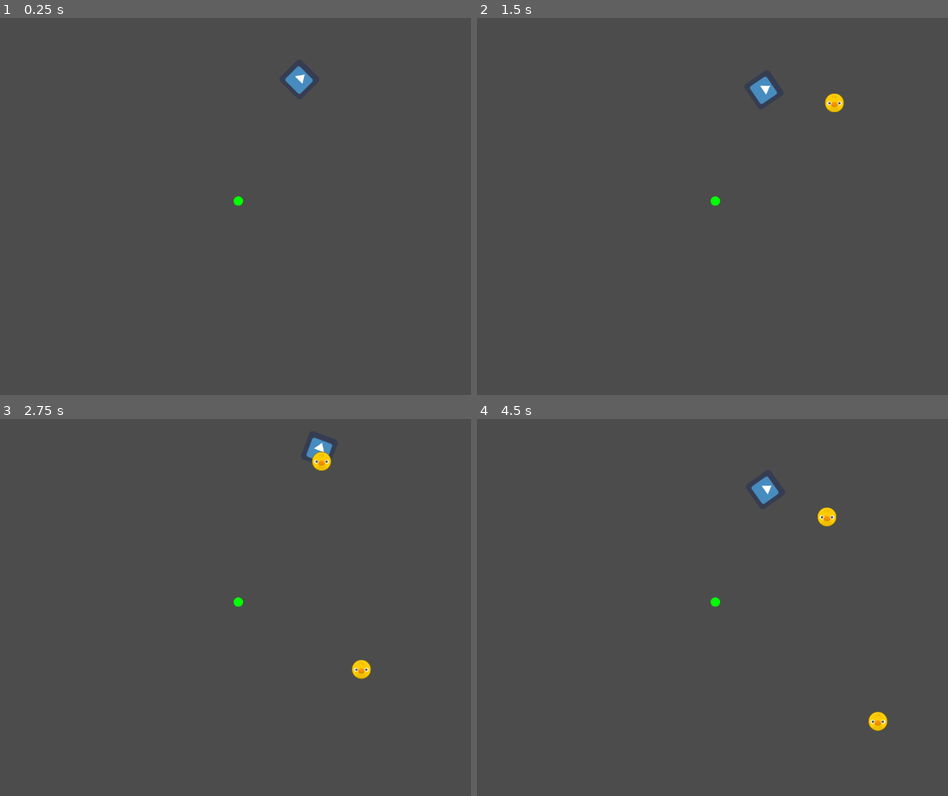
Above: before the commit, frames 1-4 (two rows, left to right).
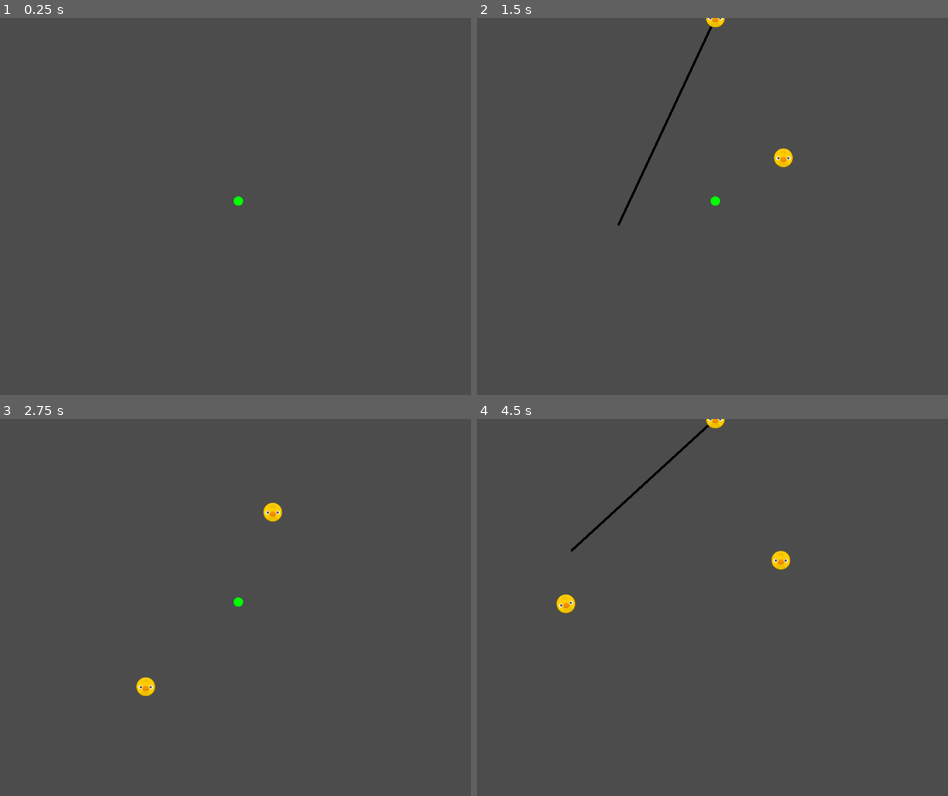
Above: after the commit, the same moments.

Repository: doctor-g/GGJ21
Game: Godot game, scene res://src/Level.tscn
Same seed, same stepped clock (60 frames per second), same inputs: the game is played once before the commit and once after it. The engine's default icon, where the game draws it, is replaced by a stand-in: a white triangle on a blue panel in a dark square.
Inputs (mouse positions are in pixels of both pictures, inside the frame that each line leads up to):
- Up to frame 1 (0.25 s): no input
- Up to frame 2 (1.5 s): tap Enter at 0.5 s; move the mouse to (816, 187) at 0.52 s; click (816, 187) at 0.67 s; move the mouse to (618, 225) at 1.27 s; click (618, 225) at 1.42 s
- Up to frame 3 (2.75 s): move the mouse to (282, 524) at 2.02 s; click (282, 524) at 2.17 s
- Up to frame 4 (4.5 s): move the mouse to (688, 682) at 2.77 s; click (688, 682) at 2.92 s; move the mouse to (853, 664) at 3.52 s; click (853, 664) at 3.67 s; move the mouse to (571, 550) at 4.27 s; click (571, 550) at 4.42 s

The runs differ from the first frame. In frame 1, 0.3% of the frame differs, in the area x 60-67%, y 12-21%; in frame 2, 1.0%; in frame 3, 0.8%; in frame 4, 1.3%, in the area x 16-88%, y 0-83%.

Commit message:
Update shooter to show straight-line launch path

Diff:
--- a/project/src/Shooter.gd
+++ b/project/src/Shooter.gd
@@ -2,31 +2,46 @@
 
 enum _State {IDLE, LOADED, AIMING}
 
-const _ball := preload("res://src/Ball.tscn")
+const _Ball := preload("res://src/Ball.tscn")
 
 export var _initial_impulse := 400
 export var _one_shot := false
 
-var _state = _State.AIMING
+var _state = _State.IDLE
+var _ball : RigidBody2D
+var _mouse_pos : Vector2
+
 
 func _input(event:InputEvent):
 	if event is InputEventMouseButton:
-		if event.pressed and _state == _State.AIMING:
-			_state = _State.LOADED
-		elif not event.pressed and _state == _State.LOADED:
-			if _one_shot:
-				_state = _State.IDLE
-			else:
-				_state = _State.AIMING
+		if event.pressed and _state == _State.IDLE:
+			_load_ball()
+		elif not event.pressed and _state == _State.AIMING:
 			_shoot_ball()
 
+
+func _load_ball():
+	_state = _State.AIMING
+	_ball = _Ball.instance()
+	_ball.mode = RigidBody2D.MODE_STATIC
+	_ball.position = get_global_transform().origin
+	get_parent().add_child(_ball)
+
+
 func _process(_delta):
-	if _state != _State.IDLE:
-		var mouse_pos = get_global_mouse_position()
-		rotation = mouse_pos.angle()
+	if _state == _State.AIMING:
+		_mouse_pos = get_viewport().get_mouse_position()
+		update()
+
+func _draw():
+	if _state == _State.AIMING:
+		draw_line(Vector2.ZERO, _mouse_pos - get_global_transform().get_origin(), Color.black, 5)
+
 
 func _shoot_ball():
-	var _Ball:RigidBody2D = _ball.instance()
-	_Ball.position = get_global_transform().origin
-	get_tree().root.add_child(_Ball)
-	_Ball.apply_impulse(Vector2.ZERO, Vector2(_initial_impulse, 0).rotated(rotation))
+	update() # Force redraw to eliminate drawn line
+	_ball.mode = RigidBody2D.MODE_RIGID
+	var angle = (_mouse_pos - get_global_transform().get_origin()).angle()
+	var impulse_vector := Vector2(_initial_impulse, 0).rotated(angle)
+	_ball.apply_impulse(Vector2.ZERO, impulse_vector)
+	_state = _State.IDLE
--- a/project/src/Shooter.tscn
+++ b/project/src/Shooter.tscn
@@ -1,11 +1,6 @@
-[gd_scene load_steps=3 format=2]
+[gd_scene load_steps=2 format=2]
 
 [ext_resource path="res://src/Shooter.gd" type="Script" id=1]
-[ext_resource path="res://icon.png" type="Texture" id=2]
 
 [node name="Shooter" type="Node2D"]
 script = ExtResource( 1 )
-
-[node name="icon" type="Sprite" parent="."]
-position = Vector2( 183.82, 0.463181 )
-texture = ExtResource( 2 )
